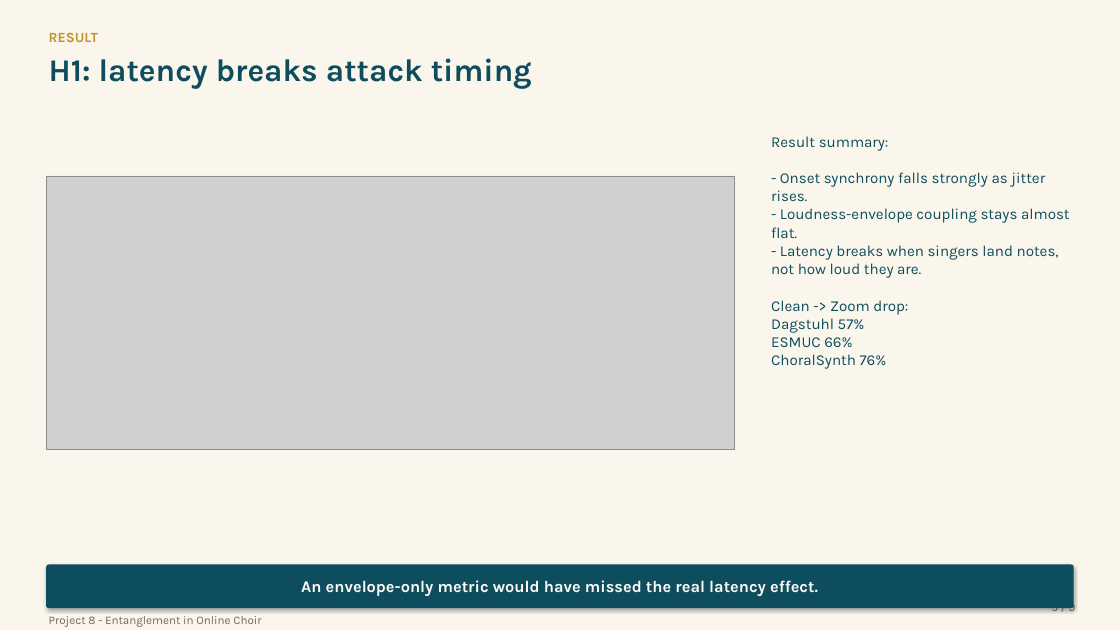
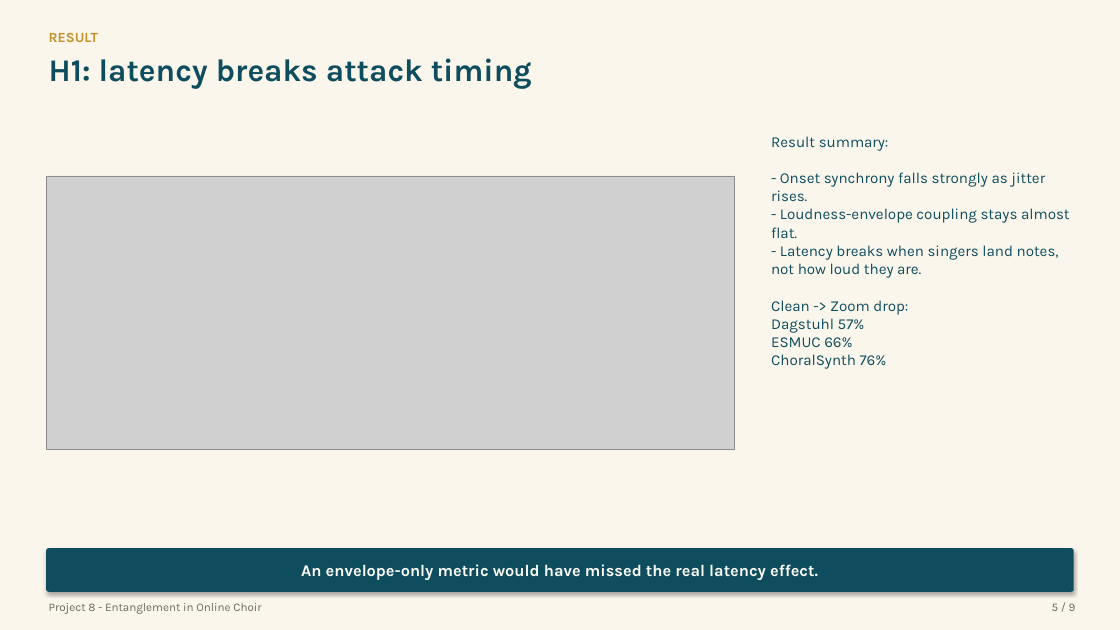
Before and after one commit to Zuraiz270/networked-choir-entanglement, a slide deck: slide 5 of output/jul09_status_meeting_vi.pptx. Drawn at 1120x630 pixels with LibreOffice and Linux fonts; fonts in the diff are those of the drawing; grey boxes stand for pictures. Boxes give left, top, right and bottom in pixels: in the first picture for what was removed or moved away, otherwise in the second. Text is boxed around its words. In the diff, an @@ line names an element or a change of style, - is before the commit and + after.

```diff
--- a/output/jul09_status_meeting_vi.pptx
+++ b/output/jul09_status_meeting_vi.pptx
@@ rounded rectangle "An envelope-only metric would have ...": place and size @@
-rounded rectangle "An envelope-only metric would have ..." at [46,565,1074,608]
+rounded rectangle "An envelope-only metric would have ..." at [46,549,1074,592]
@@ text "Project 8 - Entanglement in ...": place and size @@
-text "Project 8 - Entanglement in ..." at [49,616,261,627]
+text "Project 8 - Entanglement in ..." at [49,603,261,614]
```
Also in this commit, not shown: 8 other slides changed, 1 other file.
